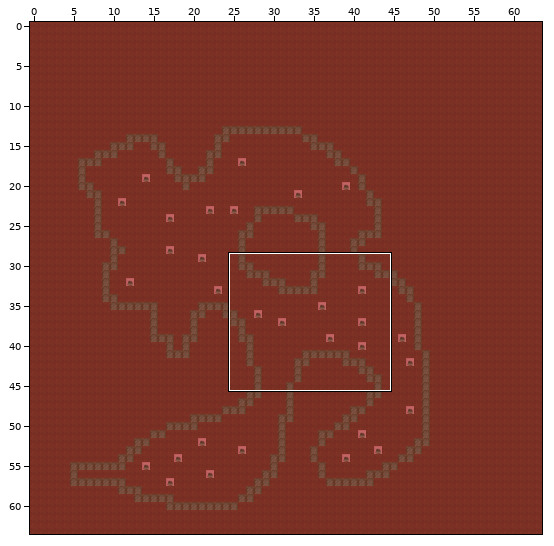
Level history. Tiled map: assets/tiled/mapUnderground4.tmx. Above: a wide view before the commit, with the close-up outlined.
Close-up. Before:
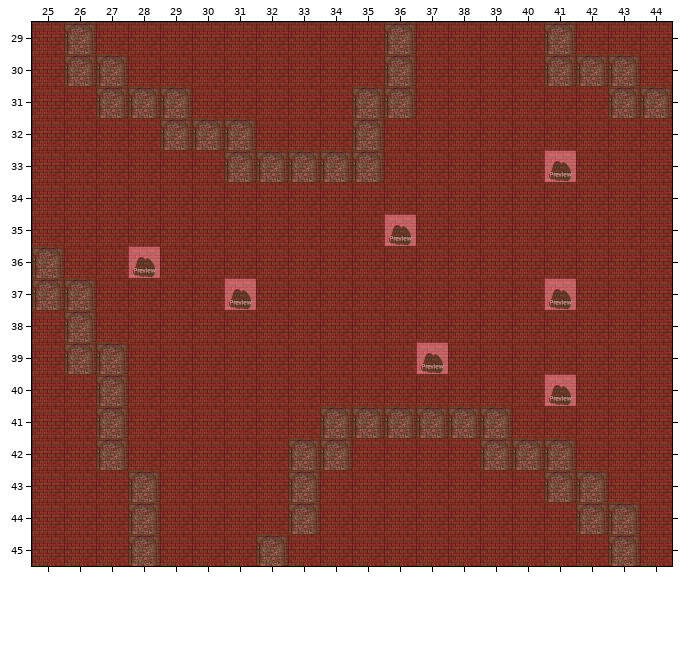
Cells are 64x64 px. Shown: x 25..44, y 29..45. The commit also changed other parts of the map, which this record leaves out.
The result:
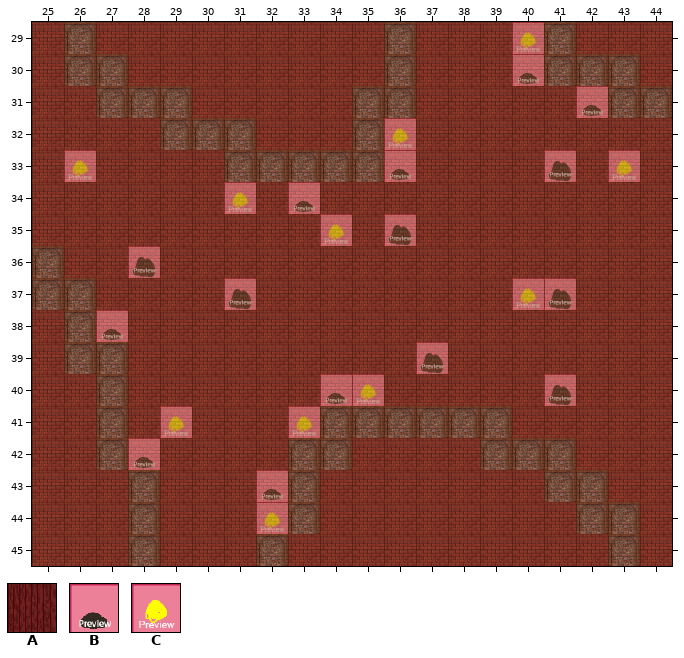
Key: from "tileset": A 6, B 42, C 50.
_ is an empty cell.
Change:
Layer "floor":
Tile A gives way to tile B in row 30 at x 40; in row 31 at x 42; in row 33 at x 36; in row 34 at x 33; in row 38 at x 27; in row 40 at x 34.
Tile A gives way to tile B in row 42 at x 28; in row 43 at x 32.
Tile A gives way to tile C in row 29 at x 40; in row 32 at x 36; in row 33 at x 26 and 43; in row 34 at x 31; in row 35 at x 34; in row 37 at x 40.
Tile A gives way to tile C in row 40 at x 35; in row 41 at x 29 and 33; in row 44 at x 32.
